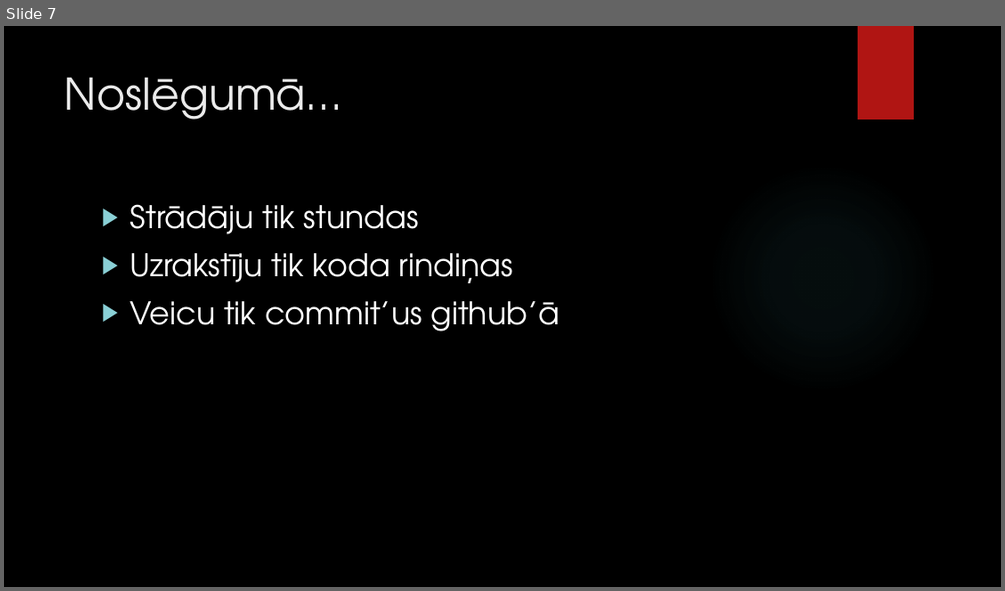
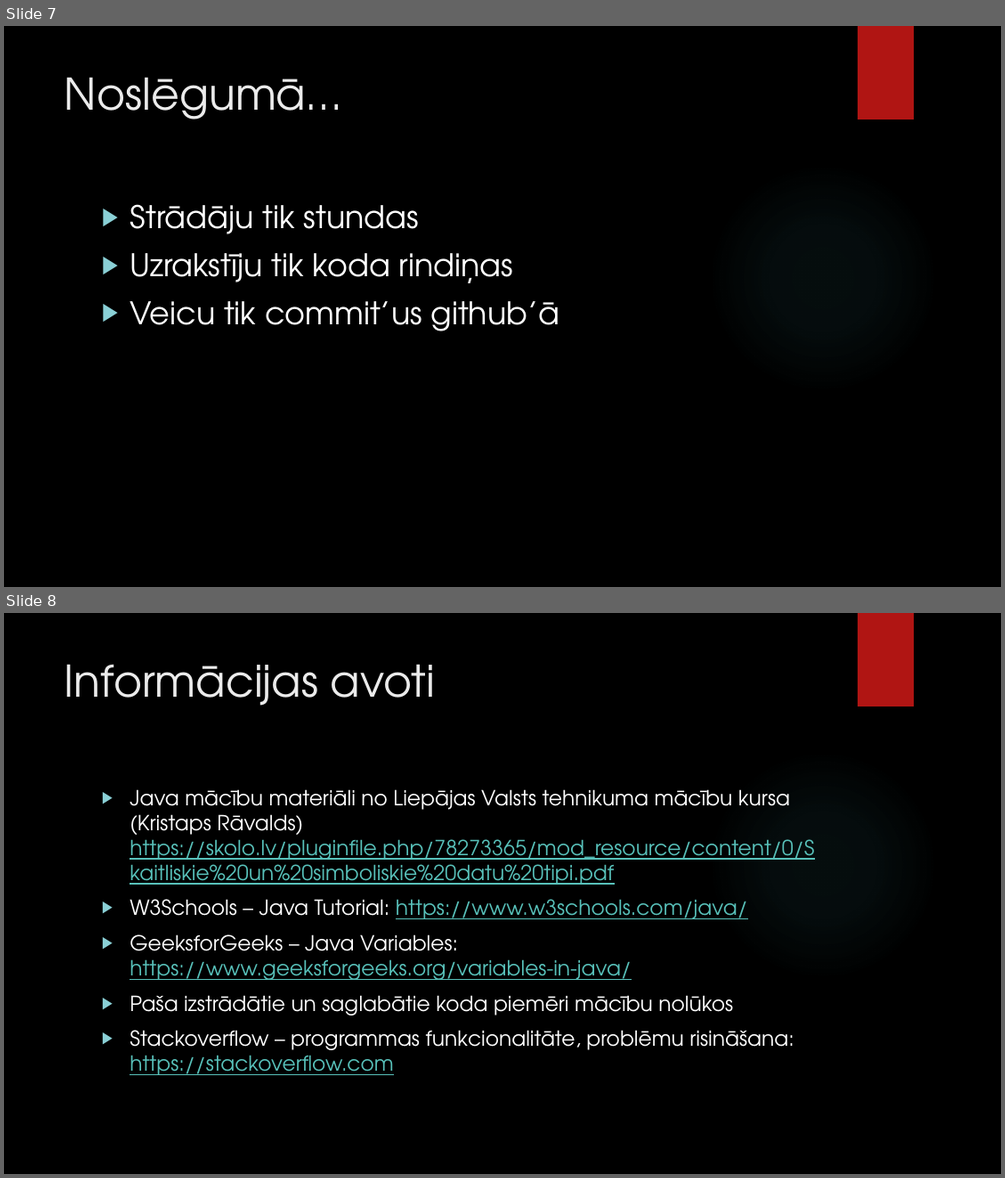
Before and after one commit to Edzhons/eksamens-krumins, a slide deck: macibu_materiali/eksamens_krumins.pptx. Shown one above the other, each under a label of ours: slide 7 before the commit, slides 7 and 8 after it. The pictures are 1005x591 and 1005x1178 pixels, drawn with LibreOffice and Linux fonts; fonts in the diff are those of the drawing; background and template pictures are left out. Boxes give left, top, right and bottom in pixels: in the first picture for what was removed or moved away, otherwise in the second. Text is boxed around its words. In the diff, an @@ line names an element or a change of style, - is before the commit and + after.

Commit message:
Papildināta prezentācija, ar informācijas avotiem

```diff
--- a/macibu_materiali/eksamens_krumins.pptx
+++ b/macibu_materiali/eksamens_krumins.pptx
@@ slide 8 added at [4,613,1001,1174], background picture (left out); not listed: 2 template elements that a slide beside it also shows @@
@@ title added at [65,664,435,706], 42 pt, text #EBEBEB @@
+Informācijas avoti
@@ text added at [129,789,814,1075], 20 pt, text #FFFFFF @@
+▶ Java mācību materiāli no Liepājas Valsts tehnikuma mācību kursa (Kristaps Rāvalds) https://skolo.lv/pluginfile.php/78273365/mod_resource/content/0/Skaitliskie%20un%20simboliskie%20datu%20tipi.pdf
+▶ W3Schools – Java Tutorial: https://www.w3schools.com/java/
+▶ GeeksforGeeks – Java Variables: https://www.geeksforgeeks.org/variables-in-java/
+▶ Paša izstrādātie un saglabātie koda piemēri mācību nolūkos
+▶ Stackoverflow – programmas funkcionalitāte, problēmu risināšana: https://stackoverflow.com
```
Also in this commit, not shown: 1 slide removed, 2 other files.
